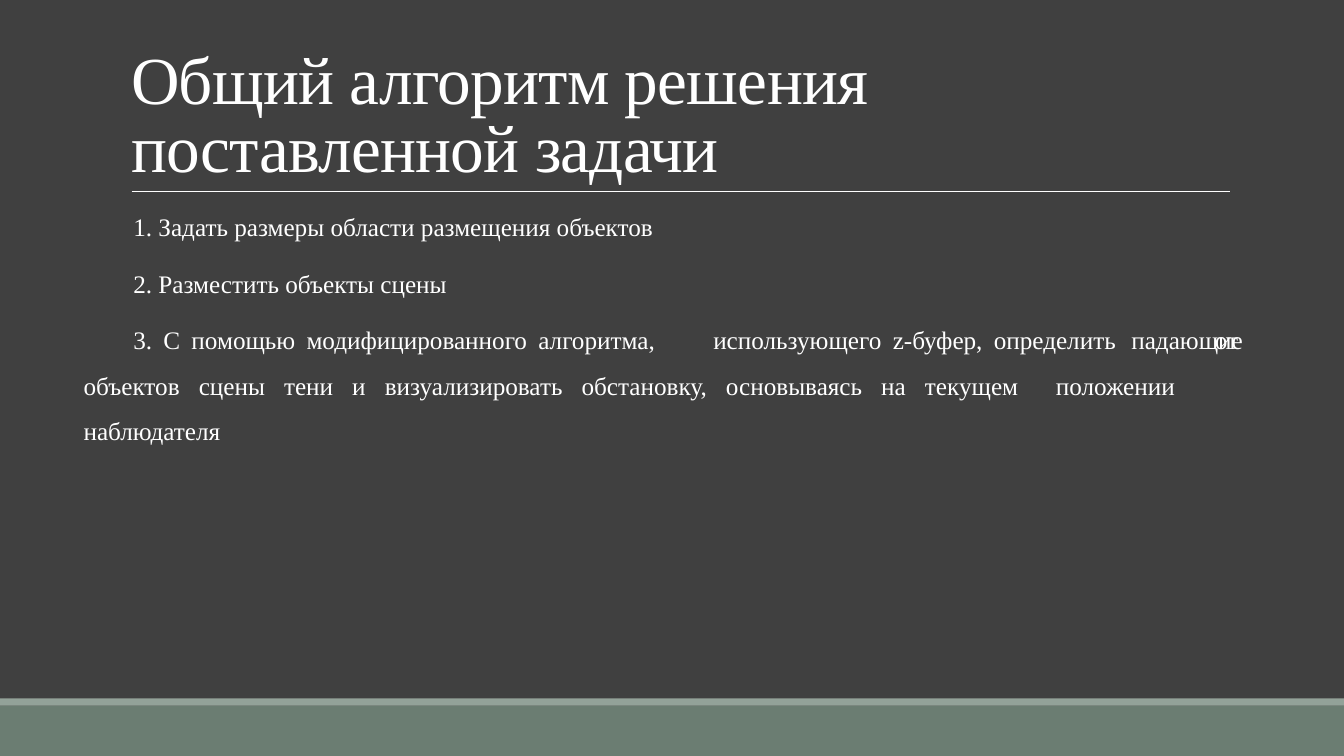
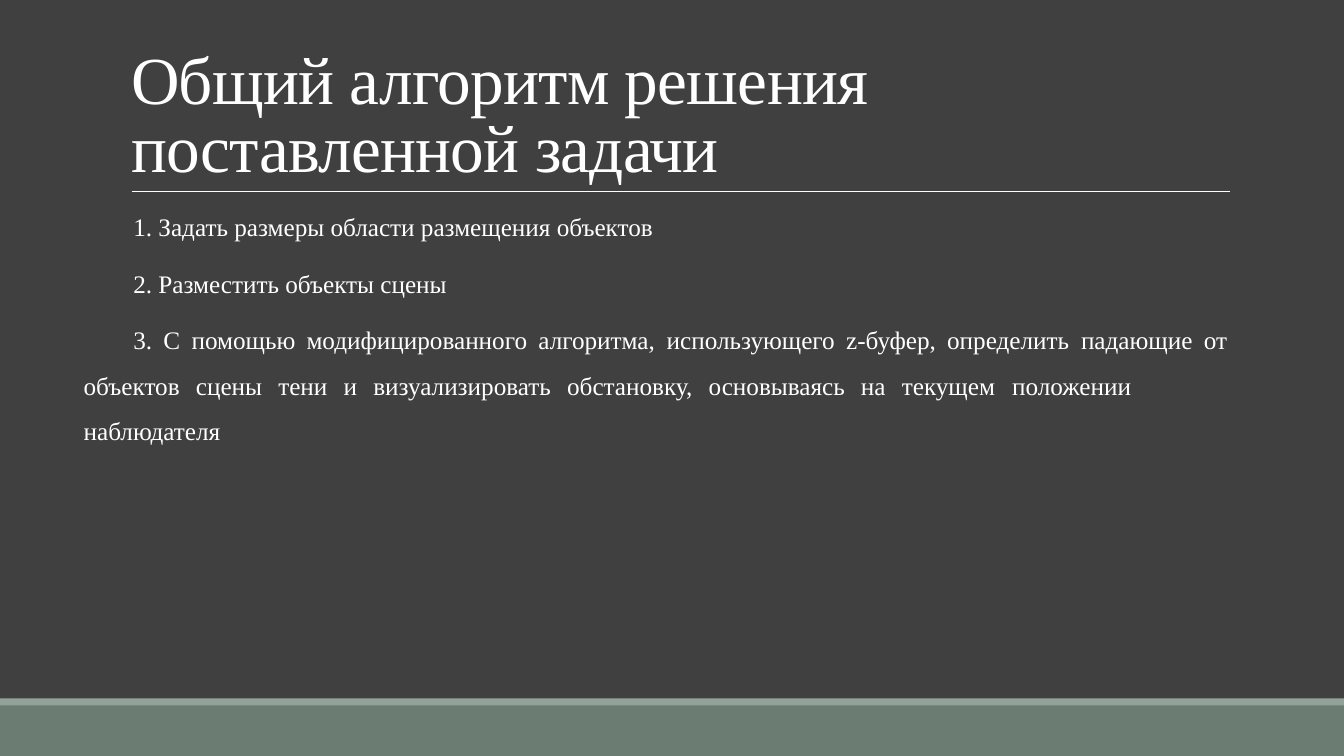
Before and after one commit to TheSawIsTheLaw/ComputerGraphicsCoursework, a slide deck: slide 5 of Presentation/CurseWorkYakuba.pptx. Drawn at 1344x756 pixels with LibreOffice and Linux fonts; fonts in the diff are those of the drawing. Boxes give left, top, right and bottom in pixels: in the first picture for what was removed or moved away, otherwise in the second. Text is boxed around its words. In the diff, an @@ line names an element or a change of style, - is before the commit and + after.

```diff
--- a/Presentation/CurseWorkYakuba.pptx
+++ b/Presentation/CurseWorkYakuba.pptx
@@ text "1. Задать размеры области размещения ..." rewrapped from <box>84,218,1242,401</box> to <box>84,218,1192,445</box> @@
```
Also in this commit, not shown: 4 other slides changed, 2 other files.
